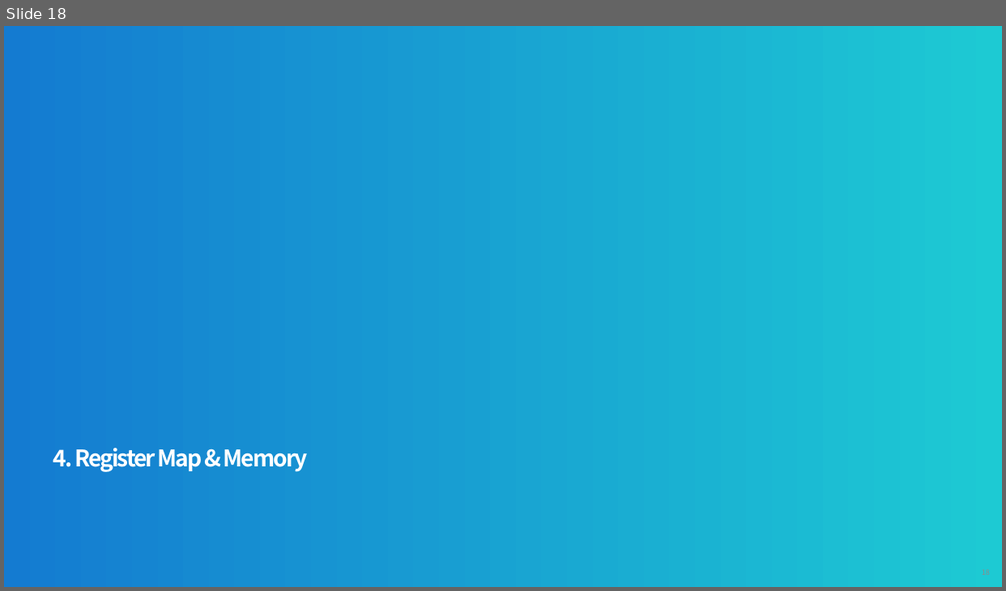
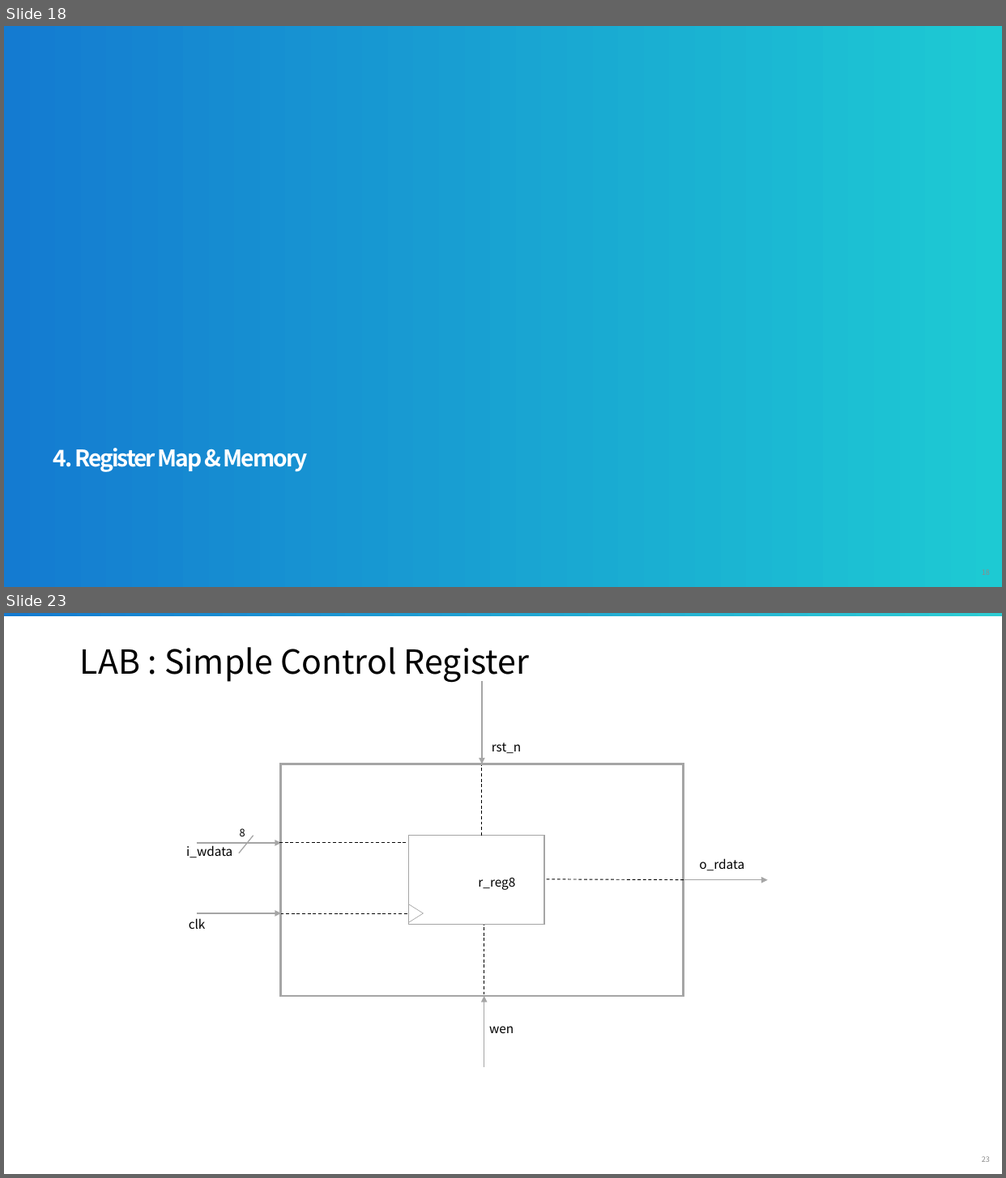
Before and after one commit to siliconground/SoC_102, a slide deck: 0_DOCS/1_EDU_REF/1_DESIGN/SoC102_D6.pptx. Shown one above the other, each under a label of ours: slide 18 before the commit, slides 18 and 23 after it; the slides between them are not shown. The pictures are 1006x591 and 1006x1178 pixels, drawn with LibreOffice and Linux fonts; fonts in the diff are those of the drawing; background and template pictures are left out. Boxes give left, top, right and bottom in pixels: in the first picture for what was removed or moved away, otherwise in the second. Text is boxed around its words. In the diff, an @@ line names an element or a change of style, - is before the commit and + after.

```diff
--- a/0_DOCS/1_EDU_REF/1_DESIGN/SoC102_D6.pptx
+++ b/0_DOCS/1_EDU_REF/1_DESIGN/SoC102_D6.pptx
@@ slide 23 added at (4, 613, 1002, 1174), background #FFFFFF; not listed: 1 template element that a slide beside it also shows @@
@@ rectangle added at (4, 613, 1002, 617), fill gradient #147BD1 to #2DCCD3 @@
@@ title added at (80, 647, 529, 683), 32 pt, text #000000 @@
+LAB : Simple Control Register
@@ arrow added from (483, 681) to (483, 764), #A5A5A5 1 pt @@
@@ text added at (492, 743, 522, 753), 12 pt, text #000000 @@
+rst_n
@@ rectangle added at (281, 764, 684, 996), fill #FFFFFF, outline #A5A5A5 2.25 pt @@
@@ line added from (483, 835) to (483, 766), #000000 0.75 pt dashed @@
@@ text added at (240, 828, 245, 837), 10 pt, text #000000 @@
+8
@@ text added at (186, 845, 232, 858), 12 pt, text #000000 @@
+i_wdata
@@ arrow added from (197, 843) to (281, 843), #A5A5A5 1 pt @@
@@ line added from (253, 835) to (239, 854), #A5A5A5 1 pt @@
@@ line added from (279, 843) to (407, 843), #000000 0.75 pt dashed @@
@@ rectangle added at (409, 835, 544, 924), fill #FFFFFF, outline #A5A5A5 1 pt @@
@@ text added at (478, 878, 515, 890), 12 pt, text #000000 @@
+r_reg8
@@ line added from (547, 879) to (684, 880), #000000 0.75 pt dashed @@
@@ text added at (699, 858, 744, 871), 12 pt, text #000000 @@
+o_rdata
@@ arrow added from (683, 880) to (768, 880), #A5A5A5 1 pt @@
@@ text added at (189, 918, 206, 929), 12 pt, text #000000 @@
+clk
@@ arrow added from (197, 914) to (281, 914), #A5A5A5 1 pt @@
@@ line added from (281, 914) to (409, 914), #000000 0.75 pt dashed @@
@@ triangle added at (409, 905, 424, 923), outline #A5A5A5 0.5 pt @@
@@ line added from (484, 995) to (484, 924), #000000 0.75 pt dashed @@
@@ arrow added from (484, 1067) to (484, 996), #A5A5A5 1 pt @@
@@ text added at (489, 1026, 513, 1033), 12 pt, text #000000 @@
+wen
```
Also in this commit, not shown: 12 slides changed.
